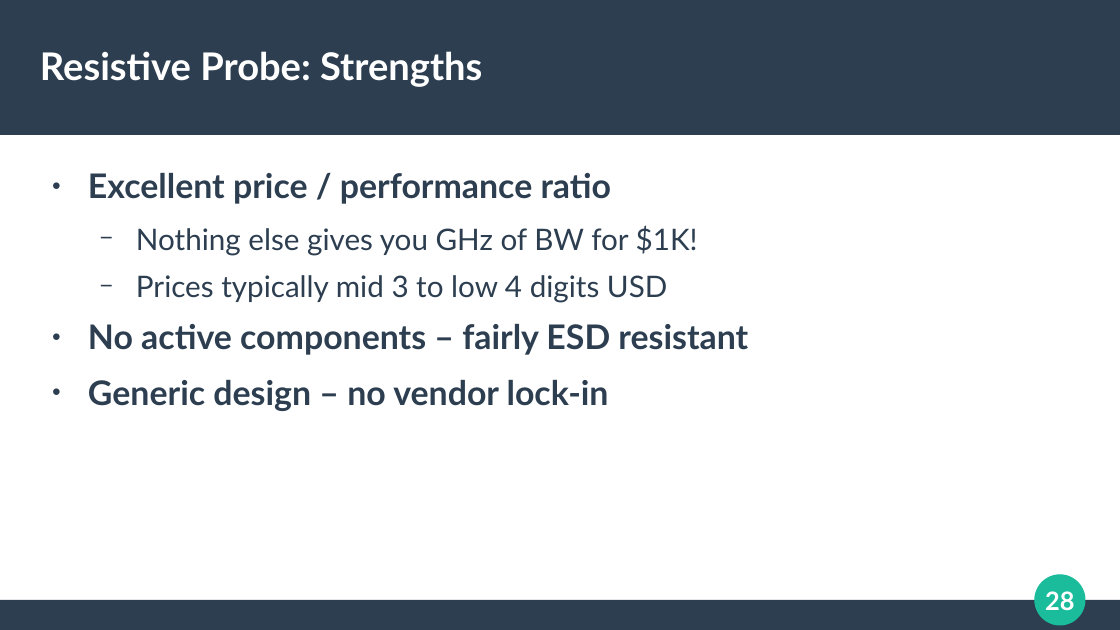
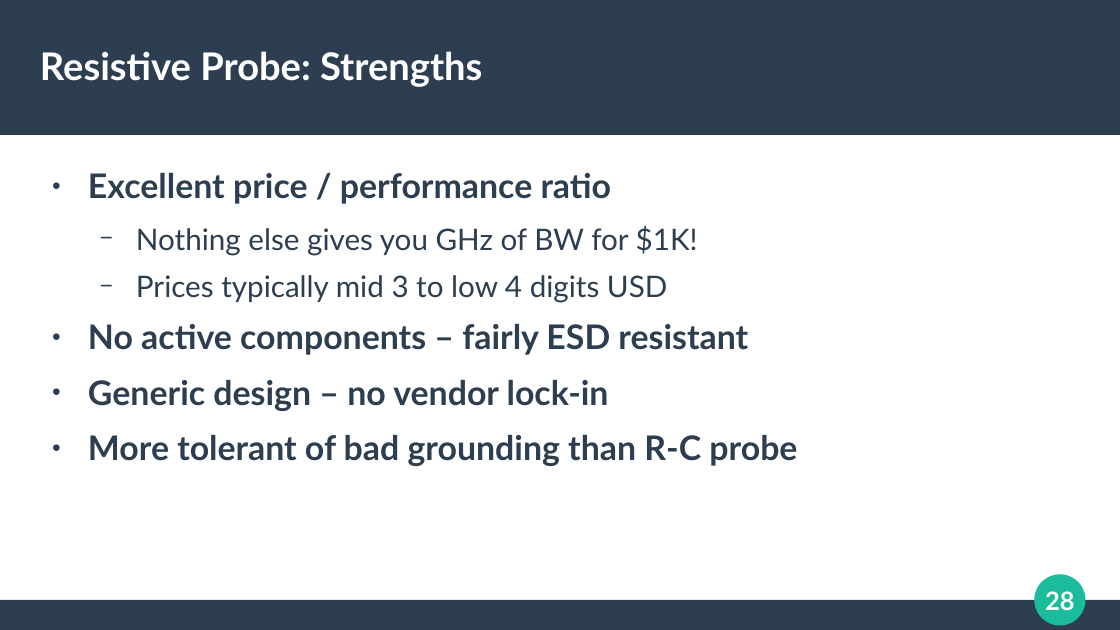
Before and after one commit to azonenberg/electronics-training, a slide deck: slide 28 of oscilloscope-probing/sec03-resistive.odp. Drawn at 1120x630 pixels with LibreOffice and Linux fonts; fonts in the diff are those of the drawing. Boxes give left, top, right and bottom in pixels: in the first picture for what was removed or moved away, otherwise in the second. Text is boxed around its words. In the diff, an @@ line names an element or a change of style, - is before the commit and + after.

```diff
--- a/oscilloscope-probing/sec03-resistive.odp
+++ b/oscilloscope-probing/sec03-resistive.odp
@@ text at [88,435,797,466]: paragraph added @@
+● More tolerant of bad grounding than R-C probe
```
Also in this commit, not shown: 1 other slide changed, 3 other files.
